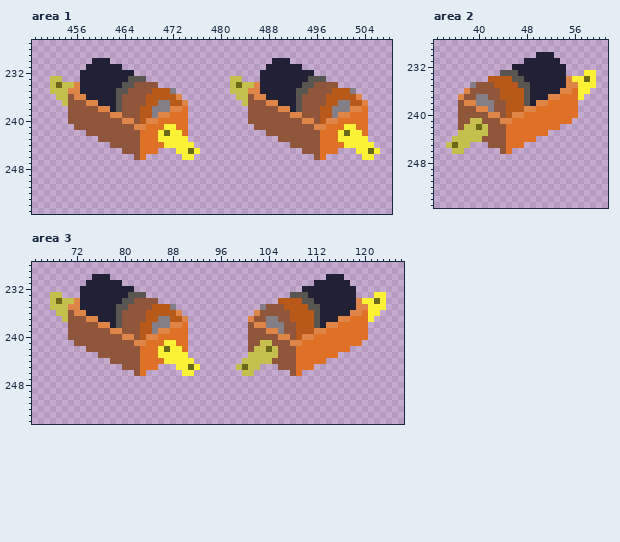
A pixel-art file gets an edit: electricoon/Graphics/tiles.aseprite. Above: the version before the commit.
768x768 pixels, 1 frame. Colours within 5 levels of each other are drawn and written as one. Shown: area 1: x 449..508, y 227..255; area 2: x 33..61, y 228..255; area 3: x 65..126, y 228..254. The commit also changed other parts of the picture, which this record leaves out.
Now the later version:
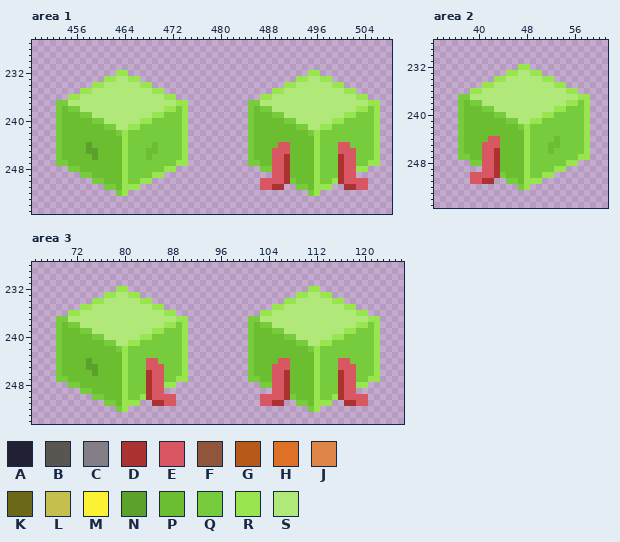
Palette (. is transparent): A #222034  B #595652  C #847e87  D #ac3232  E #d95763  F #8f563b  G #b75918  H #df7126  J #df8547  K #6b6819  L #c5bf4d  M #fbf236  N #5ba12b  P #6abe30  Q #77cc3d  R #99e550  S #b0e97a
Changes in this commit:
Changed rows in their new state; - is an unchanged pixel.
Area 1, layer "Layer 2":
first column x 452:
230 -------...---------------------------...---------------
231 ------......------------------------......-------------
232 -----......RR.---------------------........RR----------
233 ..---....RRSSRR.--------------..---......RRSSRR--------
234 .......RRSSSSSSRR.------------.........RRSSSSSSRR------
235 .....RRSSSSSSSSSSRR..---------.......RRSSSSSSSSSSRR----
236 -..RRSSSSSSSSSSSSSSRR.---------....RRSSSSSSSSSSSSSSRR--
237 -QQSSSSSSSSSSSSSSSSSSRR---------.QQSSSSSSSSSSSSSSSSSSRR
238 -QPQQSSSSSSSSSSSSSSRRQR----------QPQQSSSSSSSSSSSSSSRRQR
239 -QPPPQQSSSSSSSSSSRRQQQR----------QPPPQQSSSSSSSSSSRRQQQR
240 -QPPPPPQQSSSSSSRRQQQQQR----------QPPPPPQQSSSSSSRRQQQQQR
241 -QPPPPPPPQQSSRRQQQQQQQR----------QPPPPPPPQQSSRRQQQQQQQR
242 -QPPPPPPPPPQRQQQQQQQQQR----------QPPPPPPPPPQRQQQQQQQQQR
243 -QPPPPPPPPPPRQQQQQQQQQR----------QPPPPPPPPPPRQQQQQQQQQR
244 -QPPPPNPPPPPRQQQQPQQQQR.---------QPPPPEEPPPPRQQQEEQQQQR
245 -QPPPPNNPPPPRQQQPPQQQQR..--------QPPPEEEPPPPRQQQEEEQQQR
246 -QPPPPPNPPPPRQQQPQQQQQR.---------QPPPEEDPPPPRQQQDEEQQQR
247 -QQPPPPPPPPPRQQQQQQQQRR----------QQPPEEDPPPPRQQQDEEQQRR
248 ---QQPPPPPPPRQQQQQQRR--------------QQEEDPPPPRQQQDEERR--
249 -----QQPPPPPRQQQQRR------------------EEDPPPPRQQQDEE----
250 -------QQPPPRQQRR------------------EEEEDQPPPRQQRDEEEE--
251 ---------QQPRRR--------------------EEDD--QQPRRR--DDEE--
252 -----------QR------------------------------QR----------
Area 2, layer "Layer 2":
first column x 35:
230 ---------------...-------
231 -------------......------
232 -----------.RR......-----
233 ---------.RRSSRR....---..
234 -------.RRSSSSSSRR.......
235 ----..RRSSSSSSSSSSRR.....
236 ---.RRSSSSSSSSSSSSSSRR..-
237 --QQSSSSSSSSSSSSSSSSSSRR-
238 --QPQQSSSSSSSSSSSSSSRRQR-
239 --QPPPQQSSSSSSSSSSRRQQQR-
240 --QPPPPPQQSSSSSSRRQQQQQR-
241 --QPPPPPPPQQSSRRQQQQQQQR-
242 --QPPPPPPPPPQRQQQQQQQQQR-
243 --QPPPPPPPPPPRQQQQQQQQQR-
244 -.QPPPPEEPPPPRQQQQPQQQQR-
245 ..QPPPEEEPPPPRQQQPPQQQQR-
246 -.QPPPEEDPPPPRQQQPQQQQQR-
247 --QQPPEEDPPPPRQQQQQQQQRR-
248 ----QQEEDPPPPRQQQQQQRR---
249 ------EEDPPPPRQQQQRR-----
250 ----EEEEDQPPPRQQRR-------
251 ----EEDD--QQPRRR---------
252 ------------QR-----------
Area 3, layer "Layer 2":
first column x 68:
230 -------...------------------------------------...-------
231 ------......--------------------------------......------
232 -----......RR.----------------------------.RR......-----
233 ..---....RRSSRR.------------------------.RRSSRR....---..
234 .......RRSSSSSSRR.--------------------.RRSSSSSSRR.......
235 .....RRSSSSSSSSSSRR..--------------..RRSSSSSSSSSSRR.....
236 -..RRSSSSSSSSSSSSSSRR.------------.RRSSSSSSSSSSSSSSRR..-
237 -QQSSSSSSSSSSSSSSSSSSRR----------QQSSSSSSSSSSSSSSSSSSRR-
238 -QPQQSSSSSSSSSSSSSSRRQR----------QPQQSSSSSSSSSSSSSSRRQR-
239 -QPPPQQSSSSSSSSSSRRQQQR----------QPPPQQSSSSSSSSSSRRQQQR-
240 -QPPPPPQQSSSSSSRRQQQQQR----------QPPPPPQQSSSSSSRRQQQQQR-
241 -QPPPPPPPQQSSRRQQQQQQQR----------QPPPPPPPQQSSRRQQQQQQQR-
242 -QPPPPPPPPPQRQQQQQQQQQR----------QPPPPPPPPPQRQQQQQQQQQR-
243 -QPPPPPPPPPPRQQQQQQQQQR----------QPPPPPPPPPPRQQQQQQQQQR-
244 -QPPPPNPPPPPRQQQEEQQQQR.--------.QPPPPEEPPPPRQQQEEQQQQR-
245 -QPPPPNNPPPPRQQQEEEQQQR..------..QPPPEEEPPPPRQQQEEEQQQR-
246 -QPPPPPNPPPPRQQQDEEQQQR.--------.QPPPEEDPPPPRQQQDEEQQQR-
247 -QQPPPPPPPPPRQQQDEEQQRR----------QQPPEEDPPPPRQQQDEEQQRR-
248 ---QQPPPPPPPRQQQDEERR--------------QQEEDPPPPRQQQDEERR---
249 -----QQPPPPPRQQQDEE------------------EEDPPPPRQQQDEE-----
250 -------QQPPPRQQRDEEEE--------------EEEEDQPPPRQQRDEEEE---
251 ---------QQPRRR--DDEE--------------EEDD--QQPRRR--DDEE---
252 -----------QR------------------------------QR-----------
